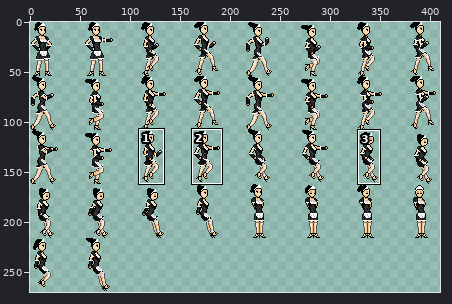
File history of a sprite sheet, Platformer/Assets/Images/HeroineBase.png. The picture above shows the old version from afar; the outline marks the close-up.
Close-up. Old version:
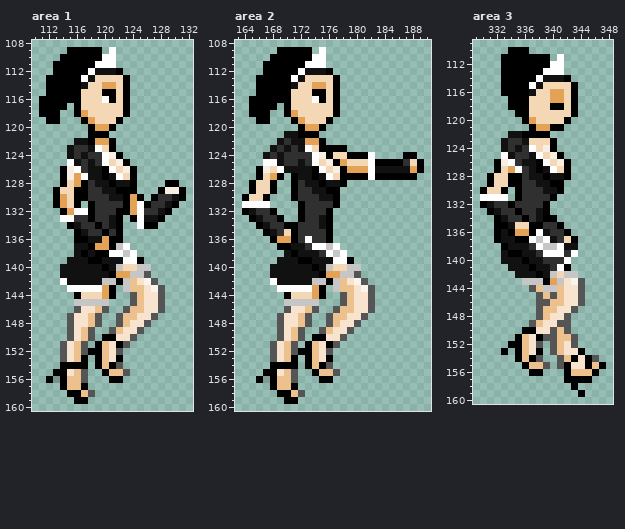
The file is 432x270 pixels. Colours within 5 levels of each other are drawn and written as one. Shown: area 1: x 110..132, y 108..160; area 2: x 163..190, y 108..160; area 3: x 329..348, y 109..160. The wide view leaves out empty margins. The commit also changed other parts of the picture, which this record leaves out.
The result:
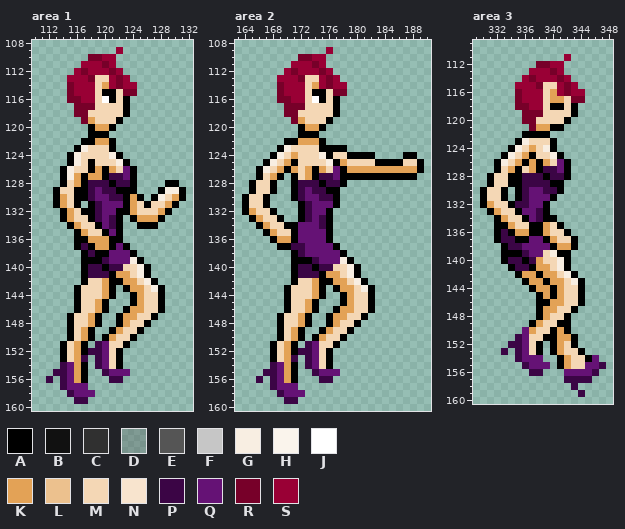
Palette (. is transparent): A #000000  B #111111  C #303030  D #55555555  E #555555  F #c6c6c6  G #f8eee2  H #faf4ec  J #ffffff  K #e3a256  L #ecc18e  M #f4d7b5  N #f8e4ce  P #3b0545  Q #651275  R #770029  S #990035
Diff:
Changed rows in their new state; - is an unchanged pixel.
Area 1:
first column x 111:
109 ----.....-.S--------
110 ---....RRSS---------
111 --....SSSRS---------
112 --...SRSSSRS--------
113 -...SSSR--SRS-------
114 -...RSSS--SRSS------
115 -...RSSS----RR------
116 ....RRSS------------
117 ....-RRR------------
118 ...--RR-------------
119 -..---R-------------
122 -----.A-------------
123 ----.AGMM-----------
124 ----AGMMMM----------
125 ----AGMAMM----------
126 -----MMAK-K-Q-------
127 ------AKK-PPQ-------
128 -------PPP-PP-------
129 -------PQPP---------
130 -------PQQPP-----GMK
131 --------PQQQ--M-MMK-
132 -----MA-PQQ---MMMK--
133 ---AKMM-PQP---KKK---
134 -----KMM-QP---A-----
135 ------KMM-Q---------
136 -------KK-----------
137 -----AP----QA-------
138 -----.-P--QQQA------
139 ----..A--PQQQG------
140 ---...APP-PP--GA----
141 ---...APPP---MGA----
142 ---...AMMKA-KKMGA---
143 ----.AMMM---AKKMGA--
144 -------------AKMMA--
145 -----AMMKA---AKMMA--
146 -----AMMKA--AKKMMA--
147 ----AMMKA--AKKMMA---
148 ----AMMKA--AKMMA----
149 ----AMKA--AKMMA-----
150 ----AMKA--KMMA------
151 ---AMKA-PQMMA-------
152 ---AMKAPPQMA--------
153 ---AMKP-PQM---------
154 ---PQK--PQMA--------
155 --PPQKA--PQQQ-------
156 -P.PQKA---PP--------
157 ---PQQQ-------------
158 ----PQQQ------------
159 -----PP-------------
Area 2:
first column x 164:
109 -----.....-.S-----------
110 ----....RRSS------------
111 ---....SSSRS------------
112 ---...SRSSSRS-----------
113 --...SSSR--SRS----------
114 --...RSSS--SRSS---------
115 --...RSSS----RR---------
116 -....RRSS---------------
117 -....-RRR---------------
118 -...--RR----------------
119 --..---R----------------
121 ------..----------------
122 -----.AAK---------------
123 ----.AGMMM--------------
124 ---.AGMKMMM-------A-----
125 ---AGMKAMMM-------M----M
126 -----KAKMK-K-Q----KKKKKK
127 --------MK-PPQ----A-----
128 --------PPP-PP----------
129 --------PQPP------------
130 --------PQQPP-----------
131 AMMA-----PQQQ-----------
132 -KMM-----PQQ------------
133 --KMM----PQP------------
134 ---KMM--QQQP------------
135 ----KM--QQQQ------------
136 --------QQQQ------------
137 -------PPQQQQA----------
138 ------.-PQQQQQA---------
139 -----..A--PQQQG---------
140 ----...APP-PP--GA-------
141 ----...APPP---MGA-------
142 ----...AMMKA-KKMGA------
143 -----.AMMM---AKKMGA-----
144 --------------AKMMA-----
145 ------AMMKA---AKMMA-----
146 ------AMMKA--AKKMMA-----
147 -----AMMKA--AKKMMA------
148 -----AMMKA--AKMMA-------
149 -----AMKA--AKMMA--------
150 -----AMKA--KMMA---------
151 ----AMKA-PQMMA----------
152 ----AMKAPPQMA-----------
153 ----AMKP-PQM------------
154 ----PQK--PQMA-----------
155 ---PPQKA--PQQQ----------
156 --P.PQKA---PP-----------
157 ----PQQQ----------------
158 -----PQQQ---------------
159 ------PP----------------
Area 3:
first column x 330:
110 ----...-----------
111 ---.......-.S-----
112 ---.....RRSS------
113 ---....SSSRS------
114 ---...SRSSSRS-----
115 ---..SSSR--SRS----
116 ---..RSSS--SRSS---
117 ----.RSSS----RR---
118 ----.RRSS---------
119 -----.RRR---------
120 ------RR----------
121 -------R----------
122 ----..------------
123 ---..AG-----------
124 ---.AGMK----------
125 ---AGMKAM---------
126 ----MKAK-K-Q------
127 -----AMK-PPQ------
128 ------PPP-PP------
129 ------PPPP--------
130 ------PQQPP-------
131 AMMA--PQQQ--------
132 -KMM-PPQQ---------
133 --KMM-QQP---------
134 ---KMM-QP---------
135 ----K----KM-------
136 ---P----AKMM------
137 ---PP--QQAKM------
138 ----PPQQQQAKKA----
139 ---A--PQQMGAA.----
140 ---APP-PKMMGA-----
141 ----APP-KKMG------
142 -----AKK-KK-GA----
143 ------AKK--KMGA---
144 -------AKKAKMMA---
145 --------AKAKMMA---
146 --------AAKKMMA---
147 --------AKKMMA----
148 --------AKMMA-----
149 -------AKMMAA-----
150 ------QKMMAKA-----
151 -----PQMMAAKKA----
152 ----PPQMA-AKMA----
153 ---P-PQM--AKMM----
154 -----PQQQ--AKMM-Q-
155 ------PQQQ-AKMMQQP
156 -------PP---QQQQP-
157 ------------PPPP--
158 -------------P----
159 --------------P---
